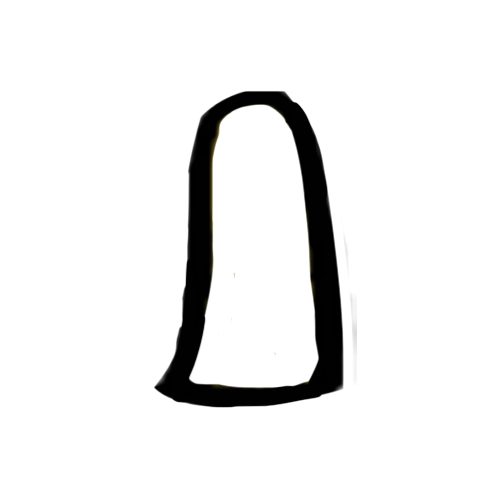
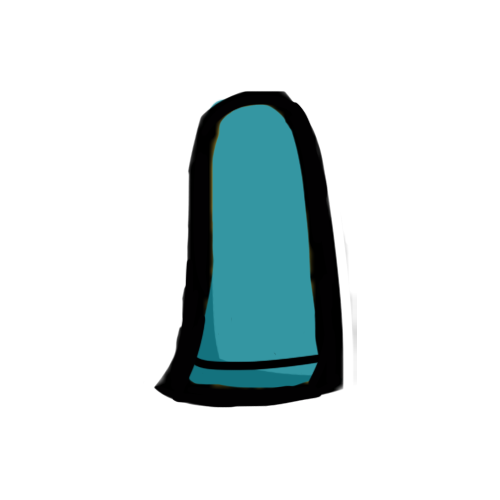
Two versions of the same layered image (w=500, h=500). Layer-by-layer changes:
painted on "Layer 0" over box(233, 272, 236, 282)
added layer "Layer 3" above "Layer 2" over box(188, 98, 343, 389)
added layer "Layer 2" above "Layer 1" over box(188, 98, 343, 389)
added layer "Layer 1" over box(188, 98, 343, 389)
